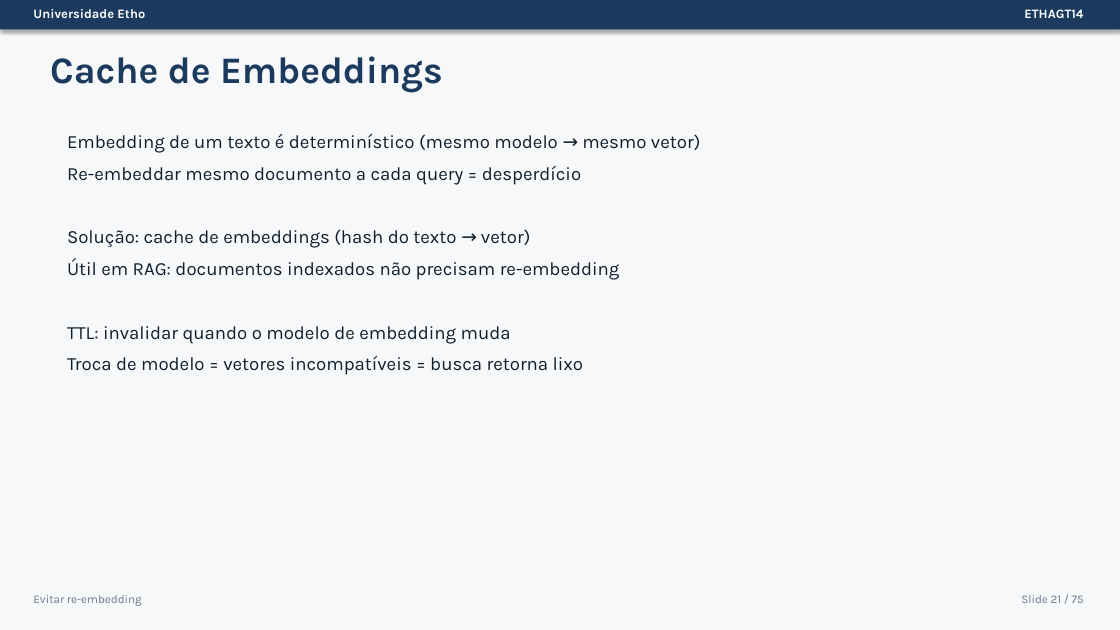
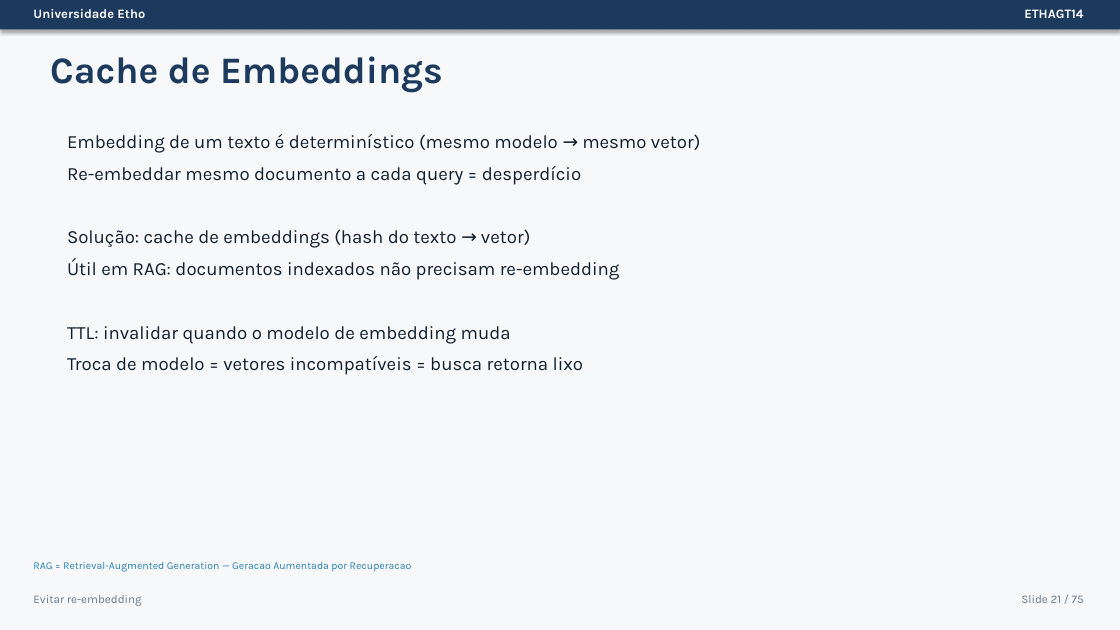
Before and after one commit to Etho-University/especializacao-programacao-agentica, a slide deck: slide 21 of 03-Slides/ETHAGT14/ETHAGT14-escalabilidade-sistemas-distribuidos.pptx. Drawn at 1120x630 pixels with LibreOffice and Linux fonts; fonts in the diff are those of the drawing. Boxes give left, top, right and bottom in pixels: in the first picture for what was removed or moved away, otherwise in the second. Text is boxed around its words. In the diff, an @@ line names an element or a change of style, - is before the commit and + after.

```diff
--- a/03-Slides/ETHAGT14/ETHAGT14-escalabilidade-sistemas-distribuidos.pptx
+++ b/03-Slides/ETHAGT14/ETHAGT14-escalabilidade-sistemas-distribuidos.pptx
@@ text added at (33, 562, 412, 572), 9 pt, text #2980B9 @@
+RAG = Retrieval-Augmented Generation — Geracao Aumentada por Recuperacao
```
Also in this commit, not shown: 5 other slides changed, 1 other file.
